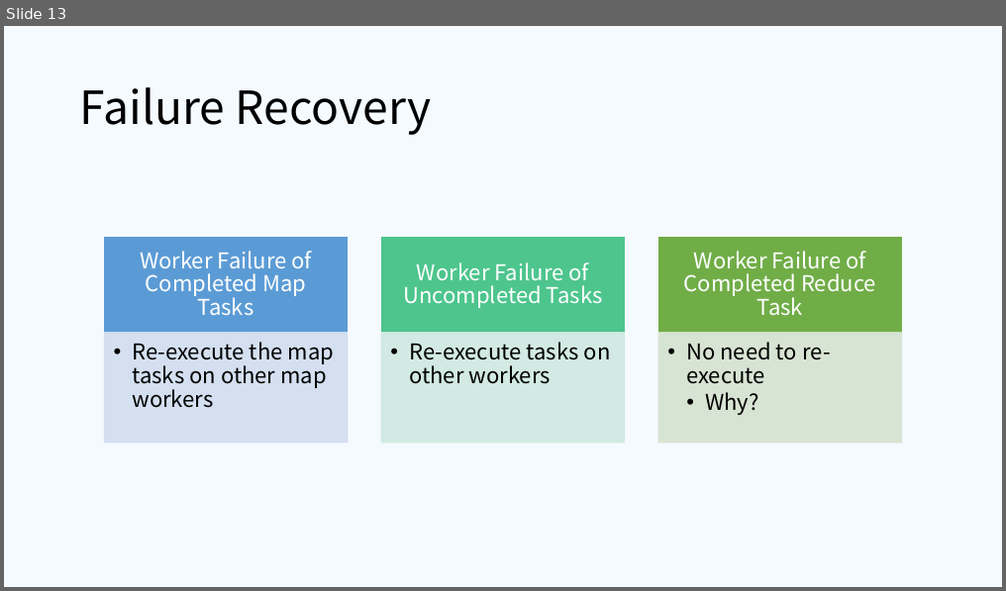
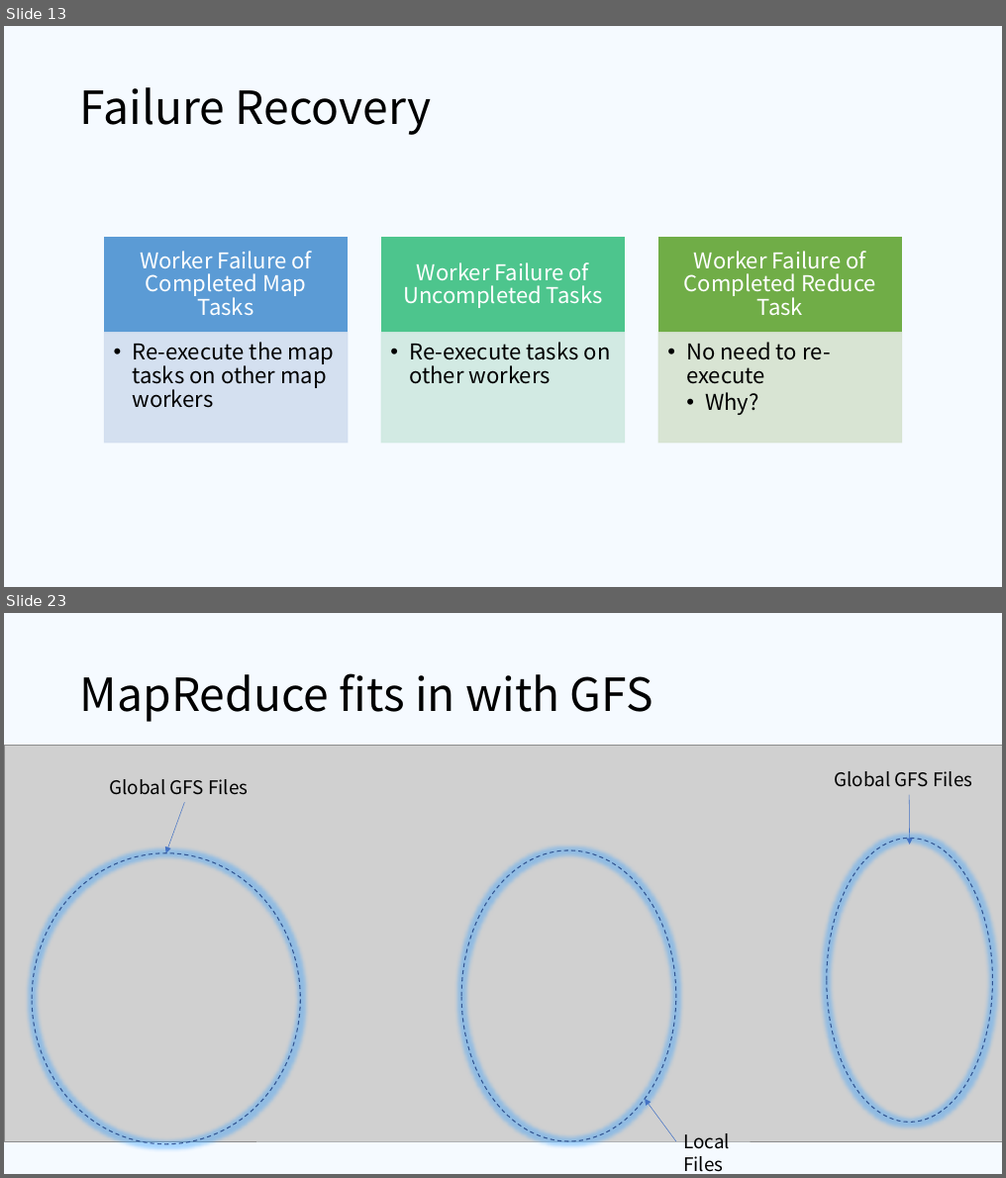
Before and after one commit to ifsheldon/OSLearning, a slide deck: project/MapReduce/pre.pptx. Shown one above the other, each under a label of ours: slide 13 before the commit, slides 13 and 23 after it; the slides between them are not shown. The pictures are 1006x591 and 1006x1178 pixels, drawn with LibreOffice and Linux fonts; fonts in the diff are those of the drawing; grey boxes stand for pictures. Boxes give left, top, right and bottom in pixels: in the first picture for what was removed or moved away, otherwise in the second. Text is boxed around its words. In the diff, an @@ line names an element or a change of style, - is before the commit and + after.

Commit message:
MapReduce pre

```diff
--- a/project/MapReduce/pre.pptx
+++ b/project/MapReduce/pre.pptx
@@ slide 23 added at bbox=[4, 613, 1002, 1174], background #F5FAFF @@
@@ title added at bbox=[80, 673, 653, 722], 44 pt, text #000000 @@
+MapReduce fits in with GFS
@@ picture added at bbox=[4, 745, 1002, 1142] @@
@@ text added at bbox=[109, 779, 248, 795], 18 pt, text #000000 @@
+Global GFS Files
@@ text added at bbox=[834, 771, 972, 787], 18 pt, text #000000 @@
+Global GFS Files
@@ arrow added from (184, 802) to (165, 854), #4472C4 0.5 pt @@
@@ arrow added from (909, 795) to (910, 845), #4472C4 0.5 pt @@
@@ ellipse added at bbox=[827, 839, 993, 1123], outline #325491 1 pt dashed @@
@@ ellipse added at bbox=[32, 854, 300, 1145], outline #325491 1 pt dashed @@
@@ ellipse added at bbox=[461, 851, 676, 1142], outline #325491 1 pt dashed @@
@@ arrow added from (676, 1142) to (645, 1099), #4472C4 0.5 pt @@
@@ text added at bbox=[683, 1134, 730, 1172], 18 pt, text #000000 @@
+Local Files
```
Also in this commit, not shown: 11 slides changed, 8 other slides added, 6 slides removed, 1 other file.
